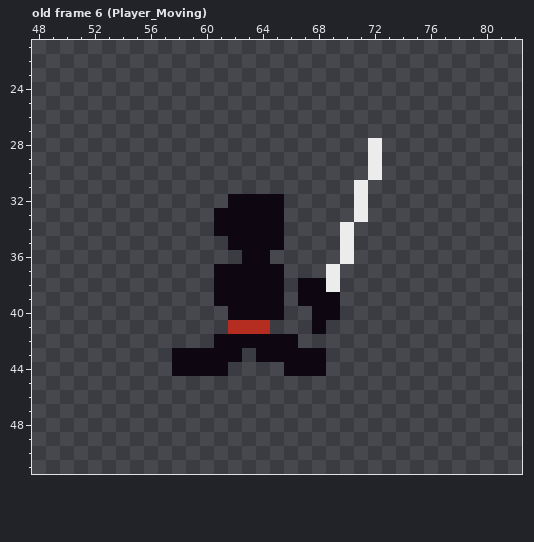
File history of a pixel-art file, Assets/Player/T_Player.aseprite. The picture above was drawn from the file before the commit.
128x64 pixels, 29 frames. Shown: old frame 6 (Player_Moving): x 48..82, y 21..51. The commit also changed other frames, which this record leaves out.
After:
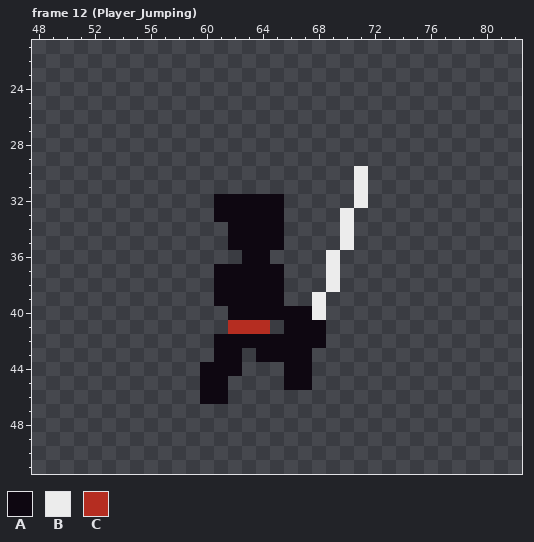
Palette (. is transparent): A #0e0711  B #ececec  C #b52d21
A new or re-ordered frame is compared with the old frame closest to it.
Message: Player jumping & falling animations
Difference:
frames 29 -> 33
--- frame 12 (Player_Jumping) is new; against old frame 6 (Player_Moving), layers "Grip", "Head", "Legs"
@@ x 56..74 @@
 27 ...................
-28 ................B..
-29 ................B..
-30 ................B..
+28 ...................
+29 ...................
+30 ...............B...
 31 ...............B...
-32 ......AAAA.....B...
-33 .....AAAAA.....B...
-34 .....AAAAA....B....
+32 .....AAAAA.....B...
+33 .....AAAAA....B....
+34 ......AAAA....B....
 35 ......AAAA....B....
-36 .......AA.....B....
+36 .......AA....B.....
 37 .....AAAAA...B.....
-38 .....AAAAA.AAB.....
-39 .....AAAAA.AAA.....
-40 ......AAAA..AA.....
-41 ......CCC...A......
-42 .....AAAAAA........
-43 ..AAAAA.AAAAA......
-44 ..AAAA....AAA......
-45 ...................
-46 ...................
+38 .....AAAAA...B.....
+39 .....AAAAA..B......
+40 ......AAAAAAB......
+41 ......CCC.AAA......
+42 .....AAAAAAAA......
+43 .....AA.AAAA.......
+44 ....AAA...AA.......
+45 ....AA....AA.......
+46 ....AA.............
 47 ...................
